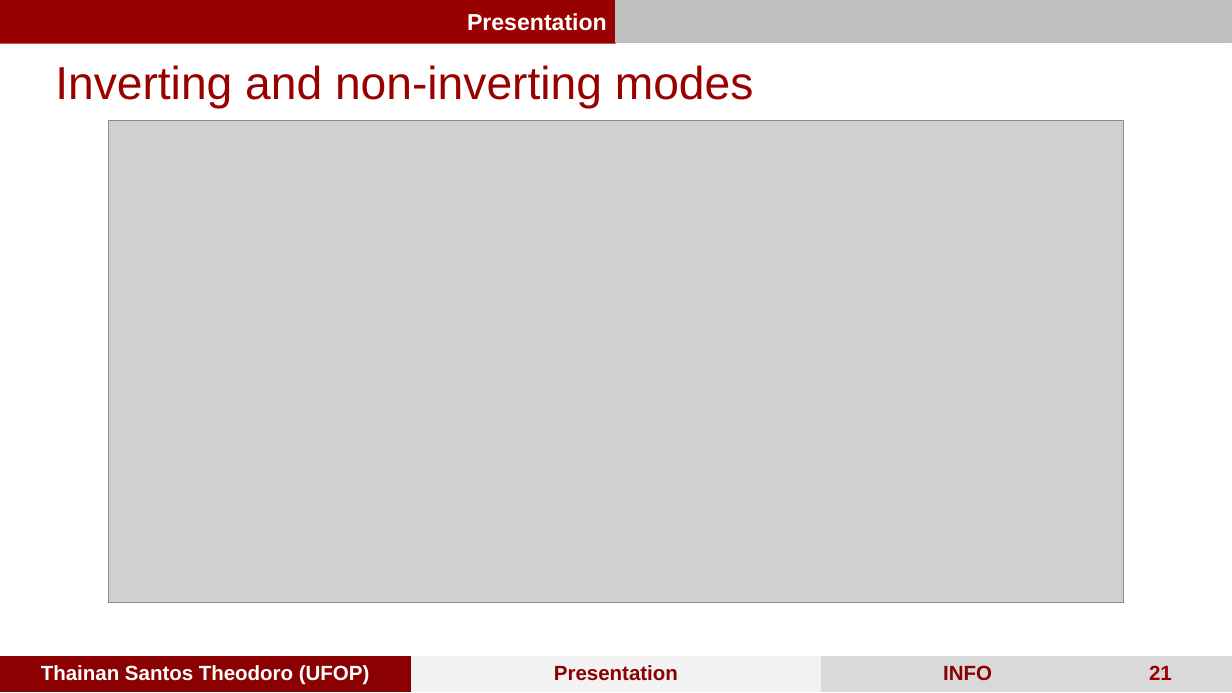
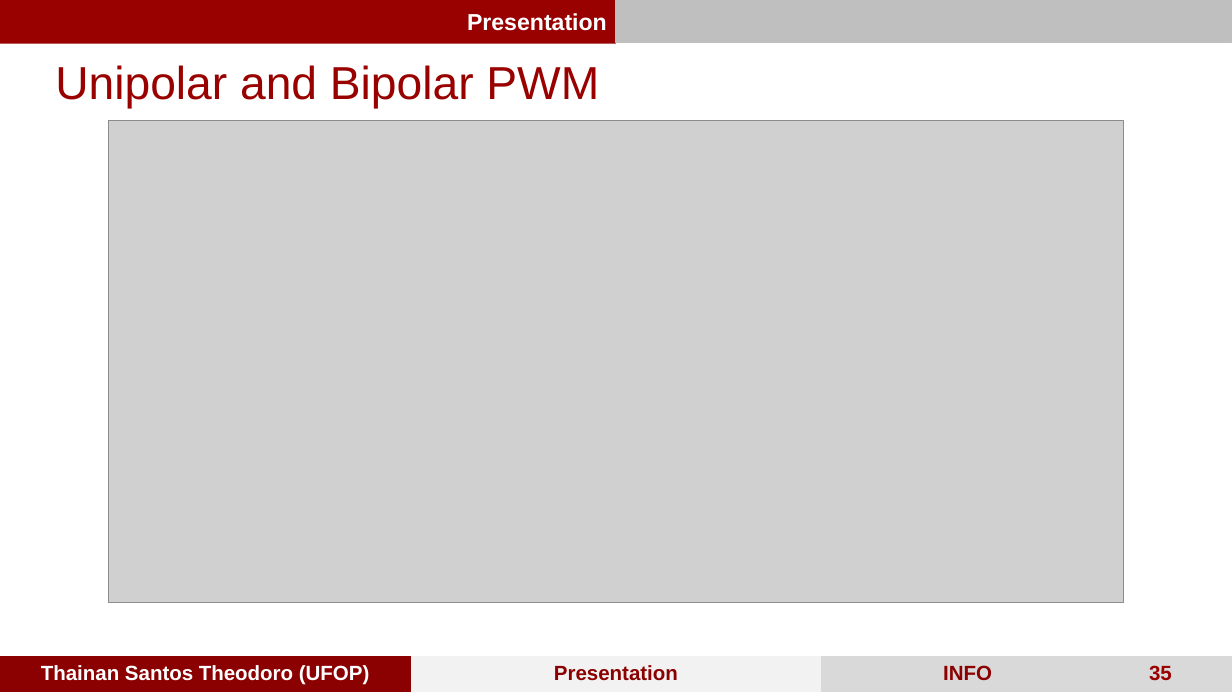
Before and after one commit to ThainanST/sPWM_arduino, a slide deck: slide 35 of Arduino PWM.pptx (slide 21 before the commit). Drawn at 1232x693 pixels with LibreOffice and Linux fonts; fonts in the diff are those of the drawing; grey boxes stand for pictures. Boxes give left, top, right and bottom in pixels: in the first picture for what was removed or moved away, otherwise in the second. Text is boxed around its words. In the diff, an @@ line names an element or a change of style, - is before the commit and + after.

```diff
--- a/Arduino PWM.pptx
+++ b/Arduino PWM.pptx
@@ text at <box>55,65,599,109</box>: text changed @@
-  Inverting and non-inverting modes
+  Unipolar and Bipolar PWM
@@ page number at <box>1149,665,1172,681</box>: text changed @@
-21
+35
```
Also in this commit, not shown: 14 other slides changed, 26 slides added, 3 slides removed, 50 other files.
